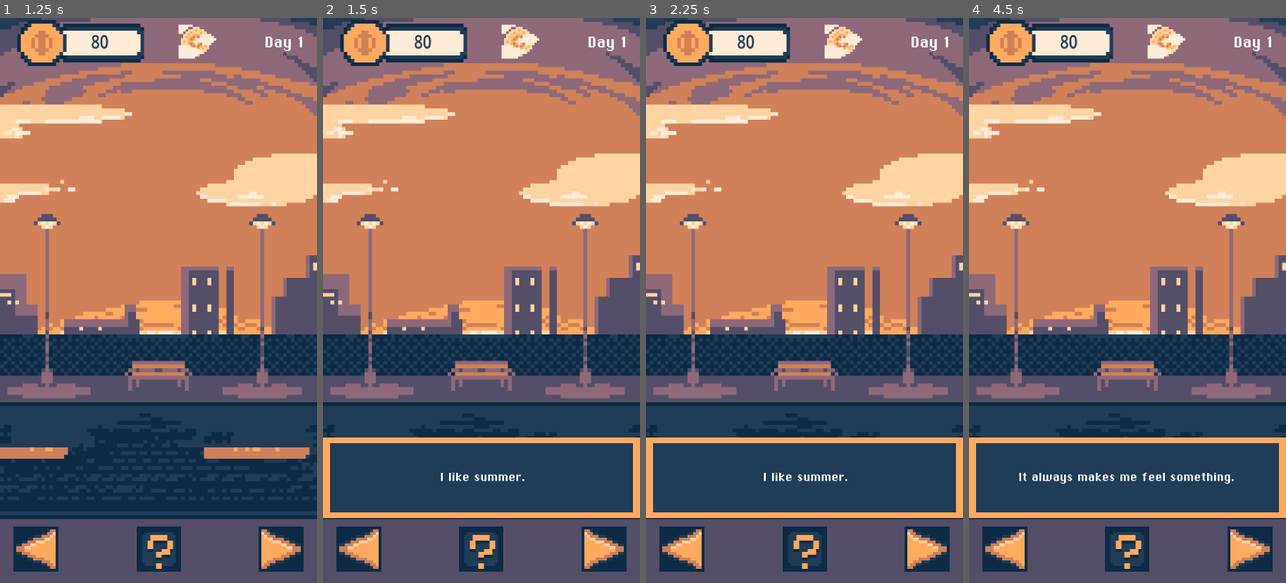
Above: before the commit, frames 1-4 (left to right).
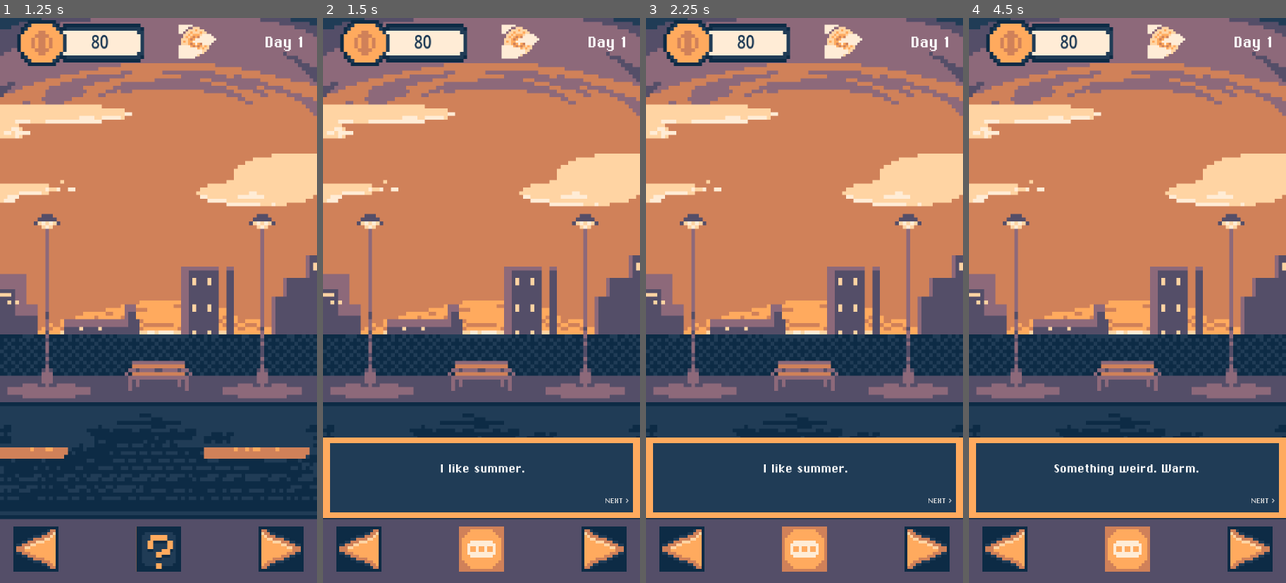
Above: after the commit, the same moments.

Repository: EtMechanicum/TheDayOfMech
Game: Godot game, scene res://scenes/world.tscn
Two runs of this game, one before a commit and one after it. Both use one fixed random seed, a clock stepped at 60 frames per second and the inputs below.
Inputs (mouse positions are in pixels of both pictures, inside the frame that each line leads up to):
- Up to frame 1 (1.25 s): click (161, 311) at 0.5 s
- Up to frame 2 (1.5 s): click (481, 549) at 1.25 s
- Up to frame 3 (2.25 s): click (807, 311) at 2 s
- Up to frame 4 (4.5 s): click (1263, 503) at 2.75 s, where only the run after the commit has a clickable "NEXT >"; click (1263, 503) at 3.5 s, where only the run after the commit has a clickable "NEXT >"; click (1127, 549) at 4.27 s

Frame 1 is identical in both runs. In frame 2, 1.4% of the frame differs, in the area x 37-97%, y 79-98%; in frame 3, 1.4%; in frame 4, 1.9%, in the area x 15-97%, y 79-98%.

Commit message:
fixed music and button bug in Wastelands

Diff:
--- a/scenes/wastelands.gd
+++ b/scenes/wastelands.gd
@@ -27,23 +27,28 @@
 	event_available = true
 	$"TextureRect/Buttons/HBoxContainer/Event?".disabled = false
 
+func _on_event_pressed() -> void:
+	_run_event()
 
 func _run_event():
 	var line_window = $"TextureRect/DialogueContainer/Panel/MarginContainer/Panel/MarginContainer/DialogueLine"
-	var event_button = $"TextureRect/Buttons/HBoxContainer/Event?"
+	var event_button = $"TextureRect/DialogueContainer/Panel/MarginContainer/Panel/NextLine"
 	$"TextureRect/Buttons/HBoxContainer/ToHome".disabled = true
 	$"TextureRect/Buttons/HBoxContainer/ToStore".disabled = true
+	$"TextureRect/Buttons/HBoxContainer/Event?".disabled = true
 	$"TextureRect".texture = current_event.background
 	$"TextureRect/DialogueContainer".show()
 	GameManager.day_timer.stop()
 	var audioplayer = get_parent().get_node("AudioStreamPlayer")
 	audioplayer.stream = current_event.ost
+	audioplayer.play()
 	for line in current_event.dialogues:
 		line_window.text = line
 		await event_button.pressed
 	$"TextureRect/DialogueContainer".hide()
 	#finiti i dialoghi
 	audioplayer.stream = default_track
+	audioplayer.play()
 	event_button.disabled = true
 	$"TextureRect/Buttons/HBoxContainer/ToHome".disabled = false
 	$"TextureRect/Buttons/HBoxContainer/ToStore".disabled = false
--- a/scenes/world.tscn
+++ b/scenes/world.tscn
@@ -811,6 +811,8 @@
 [sub_resource type="StyleBoxFlat" id="StyleBoxFlat_pm21f"]
 bg_color = Color(0.1254902, 0.23529412, 0.3372549, 1)
 
+[sub_resource type="StyleBoxEmpty" id="StyleBoxEmpty_4kbfs"]
+
 [node name="World" type="Node" unique_id=447409703]
 script = ExtResource("1_q5onr")
 
@@ -2047,8 +2049,8 @@
 anchors_preset = 15
 anchor_right = 1.0
 anchor_bottom = 1.0
-offset_top = 31.0
-offset_bottom = -36.0
+offset_top = 2.0
+offset_bottom = -54.0
 grow_horizontal = 2
 grow_vertical = 2
 
@@ -2061,6 +2063,23 @@
 horizontal_alignment = 1
 vertical_alignment = 1
 autowrap_mode = 2
+
+[node name="NextLine" type="Button" parent="Wastelands/TextureRect/DialogueContainer/Panel/MarginContainer/Panel" unique_id=146334381]
+custom_minimum_size = Vector2(86, 64)
+layout_mode = 1
+anchors_preset = 3
+anchor_left = 1.0
+anchor_top = 1.0
+anchor_right = 1.0
+anchor_bottom = 1.0
+offset_left = -8.0
+offset_top = -8.0
+grow_horizontal = 0
+grow_vertical = 0
+theme_override_fonts/font = ExtResource("10_dss4m")
+theme_override_font_sizes/font_size = 24
+theme_override_styles/normal = SubResource("StyleBoxEmpty_4kbfs")
+text = "NEXT >"
 
 [node name="AudioStreamPlayer" type="AudioStreamPlayer" parent="." unique_id=1272842326]
 stream = ExtResource("29_37qwj")
@@ -2102,5 +2121,5 @@
 [connection signal="pressed" from="Home/TextureRect/ExitConfirmation/Panel/MarginContainer/Panel/MarginContainer/HBoxContainer/No" to="Home" method="_on_no_pressed"]
 [connection signal="pressed" from="MachineStatus/TextureRect/MarginContainer/HBoxContainer/ToOverview" to="." method="_to_vending_mechine"]
 [connection signal="pressed" from="Wastelands/TextureRect/Buttons/HBoxContainer/ToHome" to="." method="_on_to_home_pressed"]
-[connection signal="pressed" from="Wastelands/TextureRect/Buttons/HBoxContainer/Event?" to="Wastelands" method="_run_event"]
+[connection signal="pressed" from="Wastelands/TextureRect/Buttons/HBoxContainer/Event?" to="Wastelands" method="_on_event_pressed"]
 [connection signal="pressed" from="Wastelands/TextureRect/Buttons/HBoxContainer/ToStore" to="." method="_to_store_from_machine"]
Not shown, changed: export_presets.cfg
